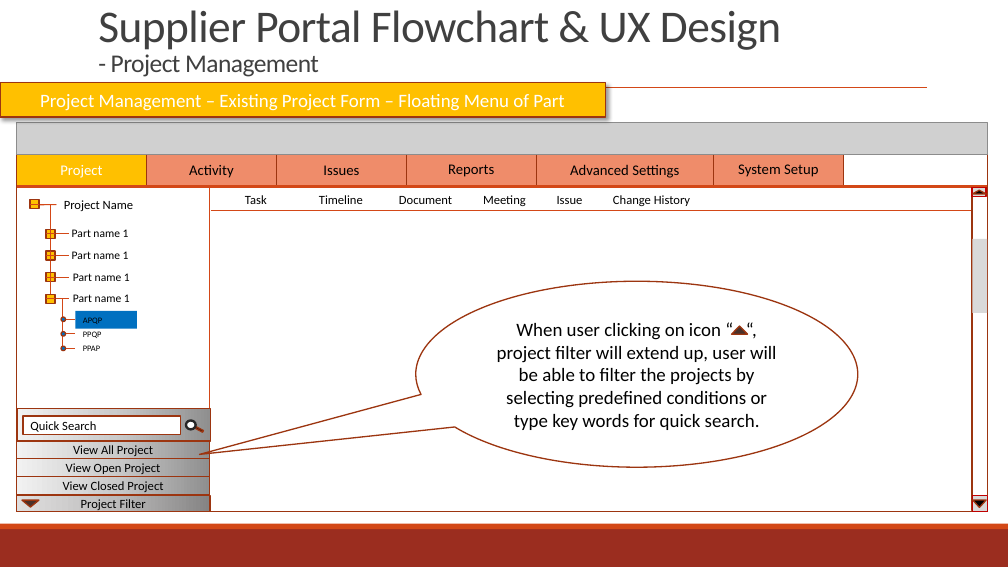
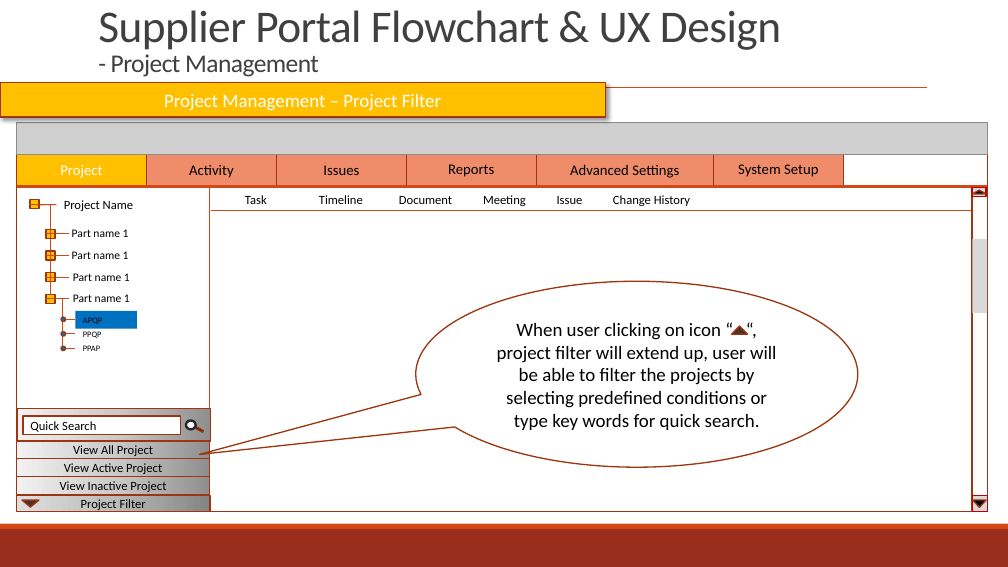
Before and after one commit to zyw9963/YFVE-supplier-portal, a slide deck: slide 74 of projects/YanFeng/02 System Design/User Stories/Flowcharts/Supplier FlowCharts & UX.pptx (slide 72 before the commit). Drawn at 1008x567 pixels with LibreOffice and Linux fonts; fonts in the diff are those of the drawing; grey boxes stand for pictures. Boxes give left, top, right and bottom in pixels: in the first picture for what was removed or moved away, otherwise in the second. Text is boxed around its words. In the diff, an @@ line names an element or a change of style, - is before the commit and + after.

```diff
--- a/projects/YanFeng/02 System Design/User Stories/Flowcharts/Supplier FlowCharts & UX.pptx
+++ b/projects/YanFeng/02 System Design/User Stories/Flowcharts/Supplier FlowCharts & UX.pptx
@@ text in rectangle at [164, 94, 441, 111]: text changed @@
-Project Management – Existing Project Form – Floating Menu of Part
+Project Management – Project Filter
@@ text in rectangle at [64, 463, 162, 474]: text changed @@
-View Open Project
+View Active Project
@@ text in rectangle at [60, 481, 166, 492]: text changed @@
-View Closed Project
+View Inactive Project
```
Also in this commit, not shown: 12 other slides changed, 8 slides added, 3 slides removed, 1 other file.
